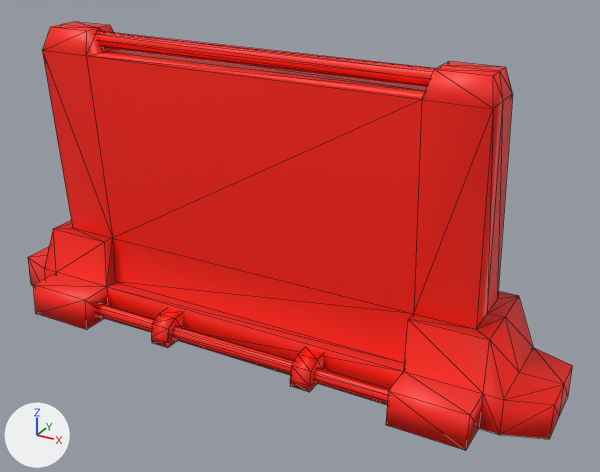
Two versions of the FBX model Data/Model/AbeStage/StageParts/Barricade_mdl.fbx, one commit apart.
Both versions are drawn from a camera (50 mm lens) standing at (0.355, -0.574, 0.399) and looking at (0.033, 0.011, 0.107). Arrows for +X, +Y and +Z are at lower left; the lights stay in place. The picture after the commit comes second. Mesh edges are drawn as thin lines. Where no turn or scale is listed for an object, it has been applied to the vertices.

Script lines for the objects in view, before the commit:
```python
me_scene = bpy.data.meshes.new('Scene')
me_scene.from_pydata(...)  # 210 vertices, 344 faces; spans x -0.271..0.271, y -0.079..0.074, z 0.001..0.273
me_scene.materials.append(mat_red)  # red #ff1800
ob_barricade_mdl_1 = bpy.data.objects.new('Barricade_mdl_1', me_scene)
ob_barricade_mdl_1.location = (0.0, 0.01, 0.0)
```
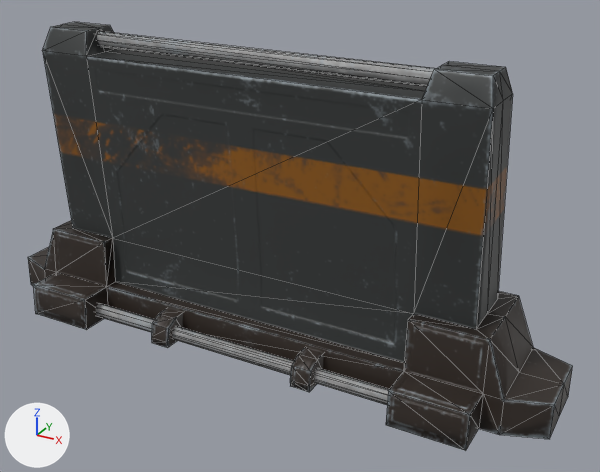
The newer file is also turned or shifted as a whole; pictures and numbers use the older file's frame.

Location of each change, [x1, y1, x2, y2] in pixels of the pictures (600 x 472 px):
'Barricade_mdl_1', recoloured (red to black)
    both: [28, 22, 573, 450]

Patch to the scene script:
```diff
--- a/Data/Model/AbeStage/StageParts/Barricade_mdl.fbx.py
+++ b/Data/Model/AbeStage/StageParts/Barricade_mdl.fbx.py
@@ img_t_barricade_normal_png @@
+img_t_barricade_normal_png = load_image('T_Barricade_Normal.png', '../Texture/07_Field_Texture/Barricade/T_Barricade_Normal.png', 512, 512, 'Non-Color')
@@ img_t_barricade_basecolor_png @@
+img_t_barricade_basecolor_png = load_image('T_Barricade_Basecolor.png', '../Texture/07_Field_Texture/Barricade/T_Barricade_Basecolor.png', 512, 512, 'sRGB')
@@ mat_m_barricade @@
+mat_m_barricade = bpy.data.materials.new('M_Barricade')
+# uses the picture img_t_barricade_basecolor_png
+# uses the picture img_t_barricade_normal_png
@@ me_scene @@
 me_scene.from_pydata(...)  # 210 vertices, 344 faces; spans x -0.271..0.271, y -0.079..0.074, z 0.001..0.273
-me_scene.materials.append(mat_red)  # red #ff1800
+me_scene.materials.append(mat_m_barricade)
```
